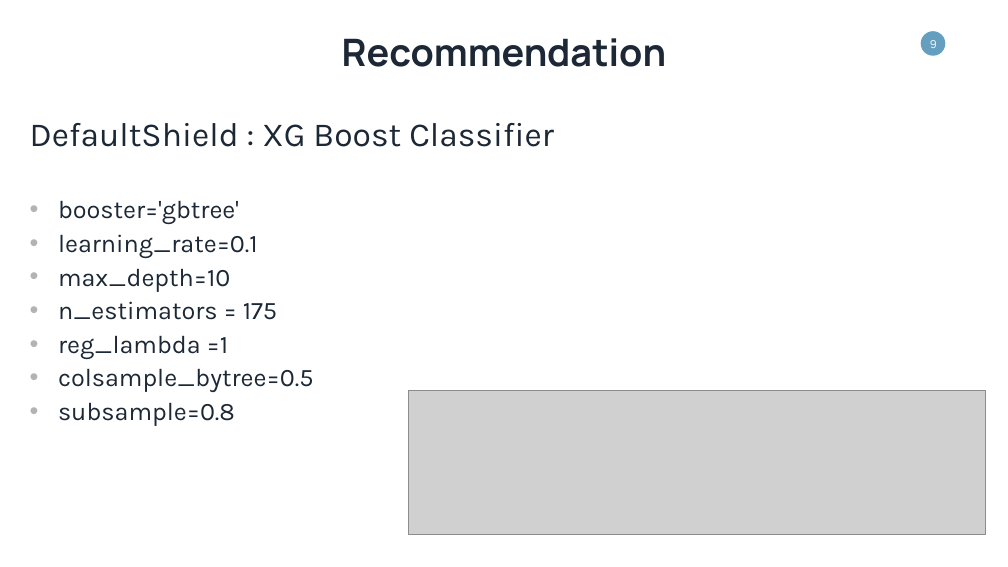
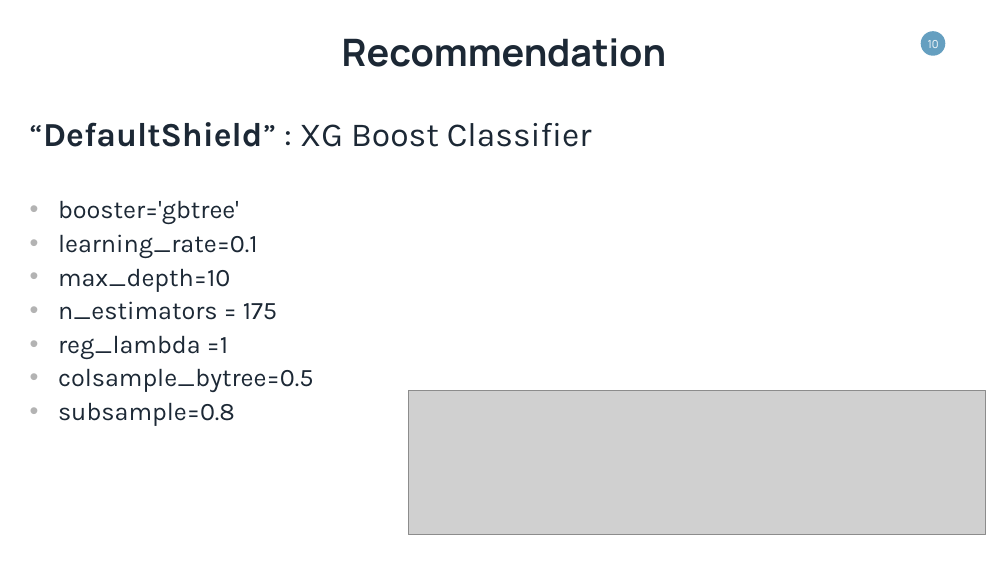
Before and after one commit to yasiSriLanka/dsc-capstone-Creditworthiness-of-Borrowers-prediction, a slide deck: slide 10 of Machine Learning Model - DefaultShield.pptx (slide 9 before the commit). Drawn at 1008x567 pixels with LibreOffice and Linux fonts; fonts in the diff are those of the drawing; grey boxes stand for pictures. Boxes give left, top, right and bottom in pixels: in the first picture for what was removed or moved away, otherwise in the second. Text is boxed around its words. In the diff, an @@ line names an element or a change of style, - is before the commit and + after.

```diff
--- a/Machine Learning Model - DefaultShield.pptx
+++ b/Machine Learning Model - DefaultShield.pptx
@@ page number at (x1=928, y1=40, x2=939, y2=48): text changed @@
-9
+10
@@ text at (x1=30, y1=122, x2=592, y2=147): text changed @@
-DefaultShield : XG Boost Classifier
+“DefaultShield” : XG Boost Classifier
```
Also in this commit, not shown: 3 other slides changed, 1 slide added, 1 other file.
